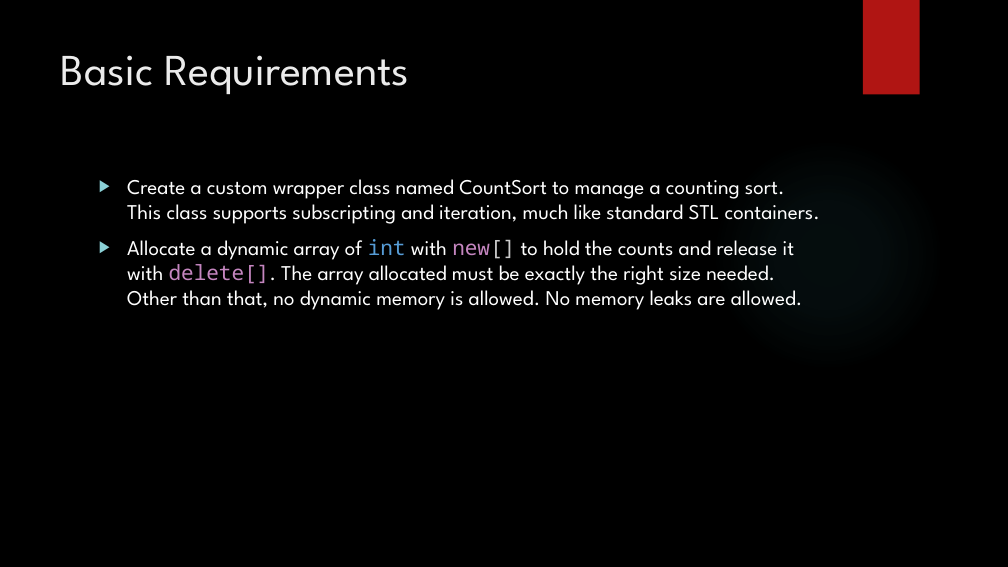
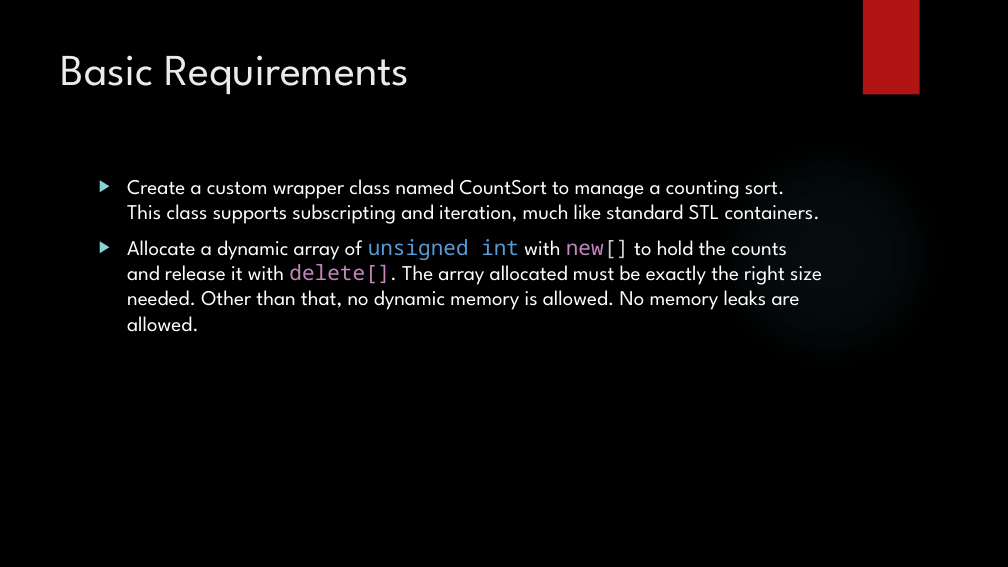
Before and after one commit to dgaron/cs253, a slide deck: slide 2 of Presentation/HW7_presentation.pptx. Drawn at 1008x567 pixels with LibreOffice and Linux fonts; fonts in the diff are those of the drawing; background and template pictures are left out. Boxes give left, top, right and bottom in pixels: in the first picture for what was removed or moved away, otherwise in the second. Text is boxed around its words. In the diff, an @@ line names an element or a change of style, - is before the commit and + after.

Commit message:
numbers_ array is unsigned int, size_ uses unsigned long

```diff
--- a/Presentation/HW7_presentation.pptx
+++ b/Presentation/HW7_presentation.pptx
@@ text at (x1=127, y1=239, x2=822, y2=332): text changed @@
-▶ Allocate a dynamic array of int with new[] to hold the counts and release it with delete[]. The array allocated must be exactly the right size needed. Other than that, no dynamic memory is allowed. No memory leaks are allowed.
+▶ Allocate a dynamic array of unsigned int with new[] to hold the counts and release it with delete[]. The array allocated must be exactly the right size needed. Other than that, no dynamic memory is allowed. No memory leaks are allowed.
```
Also in this commit, not shown: 6 other slides changed, 3 other files.
